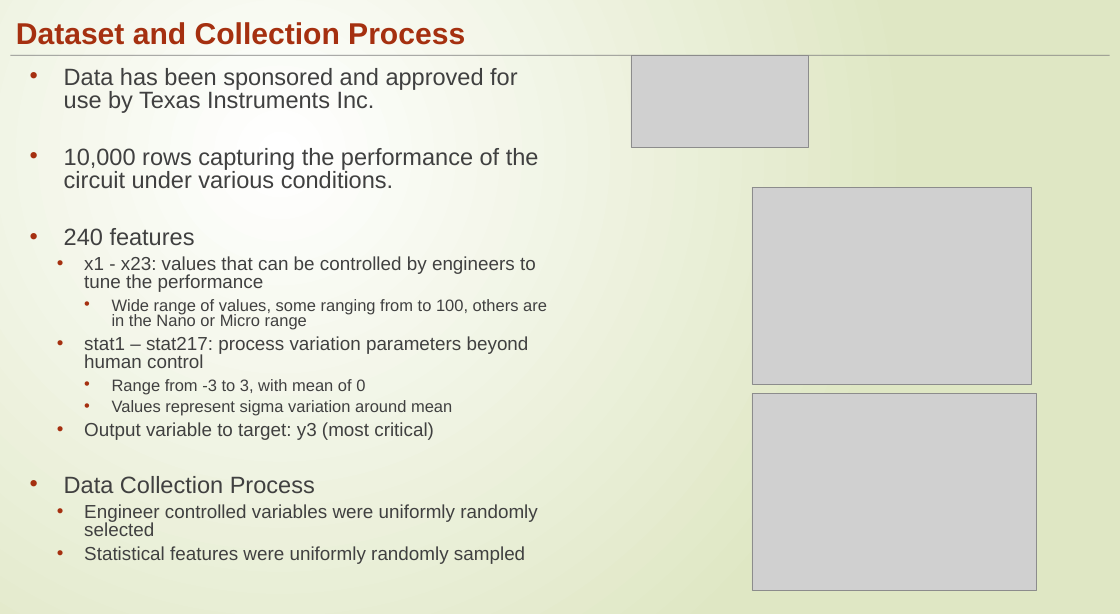
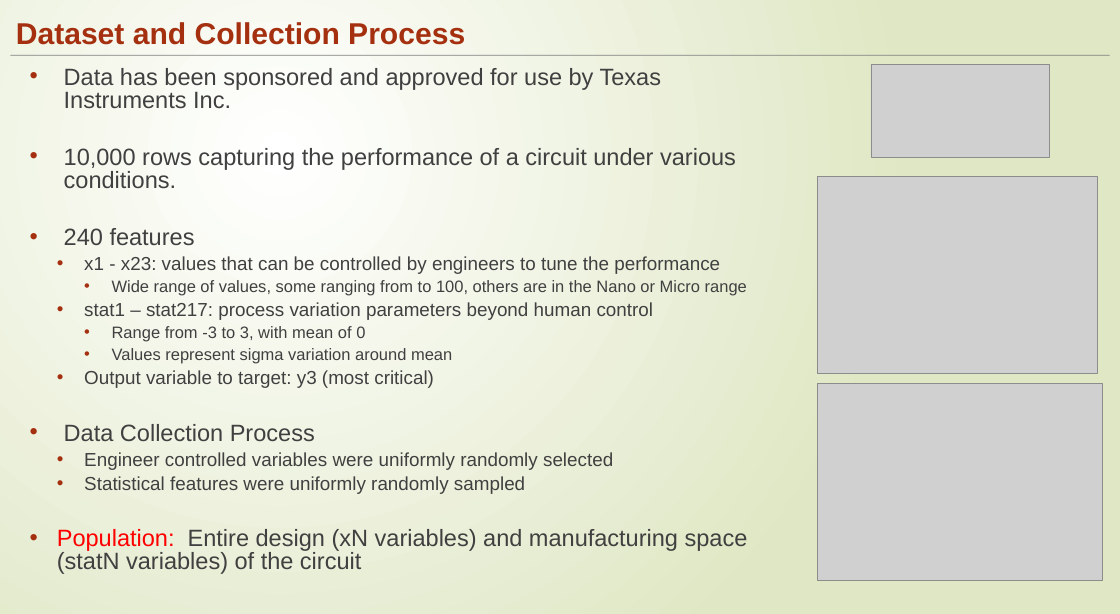
Before and after one commit to ngupta23/DS6372-PredictingPerformanceIntegratedCircuits1, a slide deck: slide 5 of Presentation/MSDS6372_Project1_Presentationv2.pptx. Drawn at 1120x614 pixels with LibreOffice and Linux fonts; fonts in the diff are those of the drawing; grey boxes stand for pictures. Boxes give left, top, right and bottom in pixels: in the first picture for what was removed or moved away, otherwise in the second. Text is boxed around its words. In the diff, an @@ line names an element or a change of style, - is before the commit and + after.

```diff
--- a/Presentation/MSDS6372_Project1_Presentationv2.pptx
+++ b/Presentation/MSDS6372_Project1_Presentationv2.pptx
@@ picture: place and size @@
-picture at [631,55,809,148]
+picture at [871,65,1049,157]
@@ text at [64,148,736,188]: text changed @@
-• 10,000 rows capturing the performance of the circuit under various conditions.
+• 10,000 rows capturing the performance of a circuit under various conditions.
@@ picture: place and size @@
-picture at [752,187,1031,384]
+picture at [818,177,1097,374]
@@ picture: place and size @@
-picture at [752,394,1036,591]
+picture at [818,384,1102,581]
@@ text at [57,529,748,574]: paragraph added @@
+• Population: Entire design (xN variables) and manufacturing space (statN variables) of the circuit
```
Also in this commit, not shown: 6 other slides changed, 3 other files.
